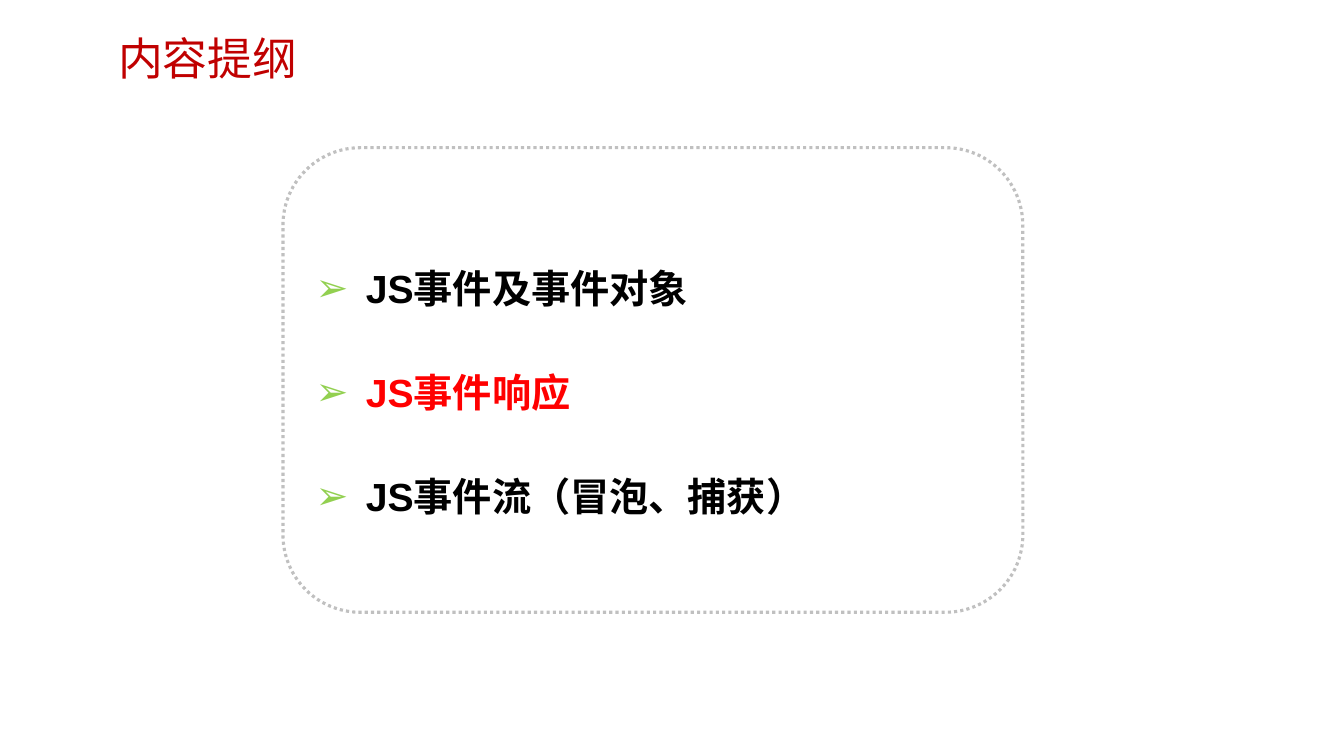
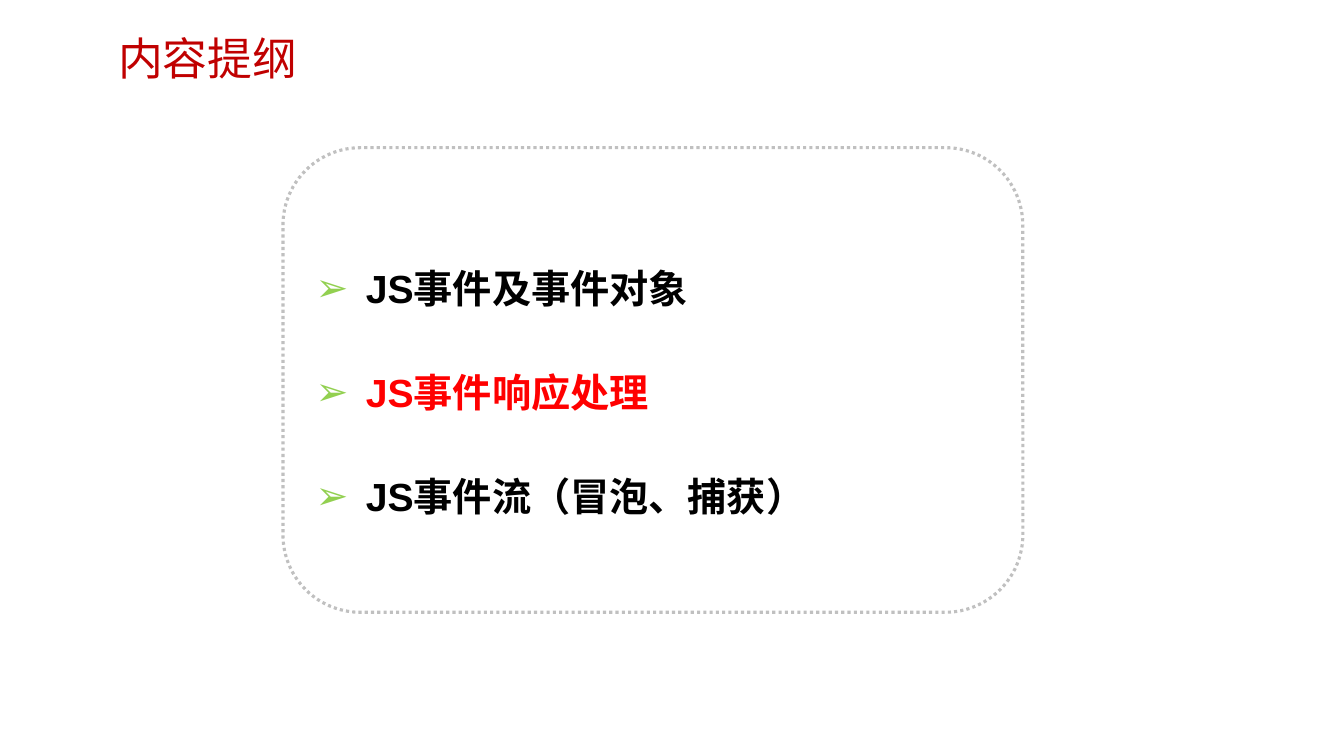
Before and after one commit to edu2act/course-javascript-advanced, a slide deck: slide 5 of 课程PPT/25.事件处理（事件流-待修改）.pptx. Drawn at 1344x756 pixels with LibreOffice and Linux fonts; fonts in the diff are those of the drawing; background and template pictures are left out. Boxes give left, top, right and bottom in pixels: in the first picture for what was removed or moved away, otherwise in the second. Text is boxed around its words. In the diff, an @@ line names an element or a change of style, - is before the commit and + after.

```diff
--- a/课程PPT/25.事件处理（事件流-待修改）.pptx
+++ b/课程PPT/25.事件处理（事件流-待修改）.pptx
@@ text in rounded rectangle at bbox=[366, 376, 649, 411]: text changed @@
-➢ JS事件响应
+➢ JS事件响应处理
```
Also in this commit, not shown: 6 other slides changed, 5 slides added, 2 slides removed, 5 other files.
